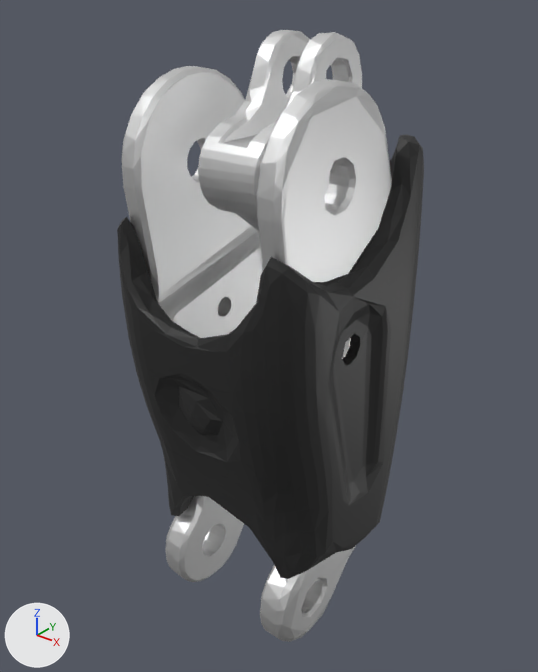
A saved change to the COLLADA model adam_u/meshes_dae/L_ring_proximal.dae.
Before and after are seen from a camera (50 mm lens) standing at (0.0308, -0.0371, 0.0114) and looking at (-0.0006, 0.0021, -0.0129). Lighting does not change. The marker at lower left points along +X, +Y and +Z.

The first picture shows 'L_ring_proximal'.
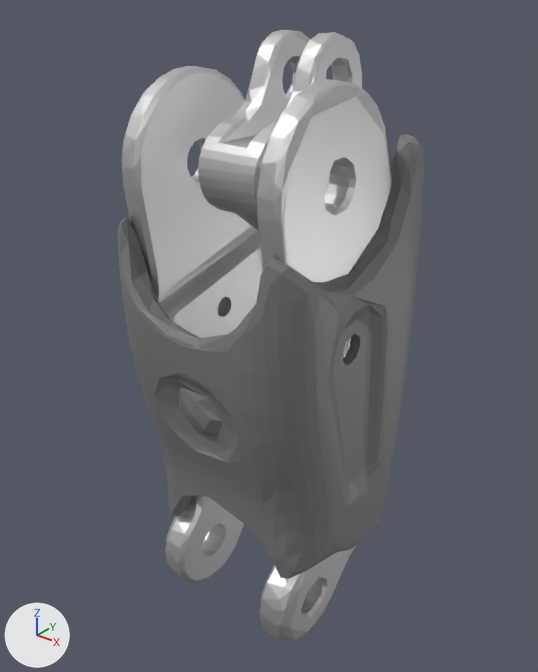
Location of each change, (x1, y1, x2, y2) in pixels of the pictures (538 x 672 px):
'L_ring_proximal', recoloured: (117, 30, 424, 619) in both

Patch to the scene script:
```diff
--- a/adam_u/meshes_dae/L_ring_proximal.dae.py
+++ b/adam_u/meshes_dae/L_ring_proximal.dae.py
@@ mat_黑色 @@
 mat_黑色 = principled_material('黑色')
-mat_黑色.base_color = (0.0172, 0.0172, 0.0172)  # black #232323
+mat_黑色.base_color = (0.2, 0.2, 0.2)  # grey #7c7c7c
```
